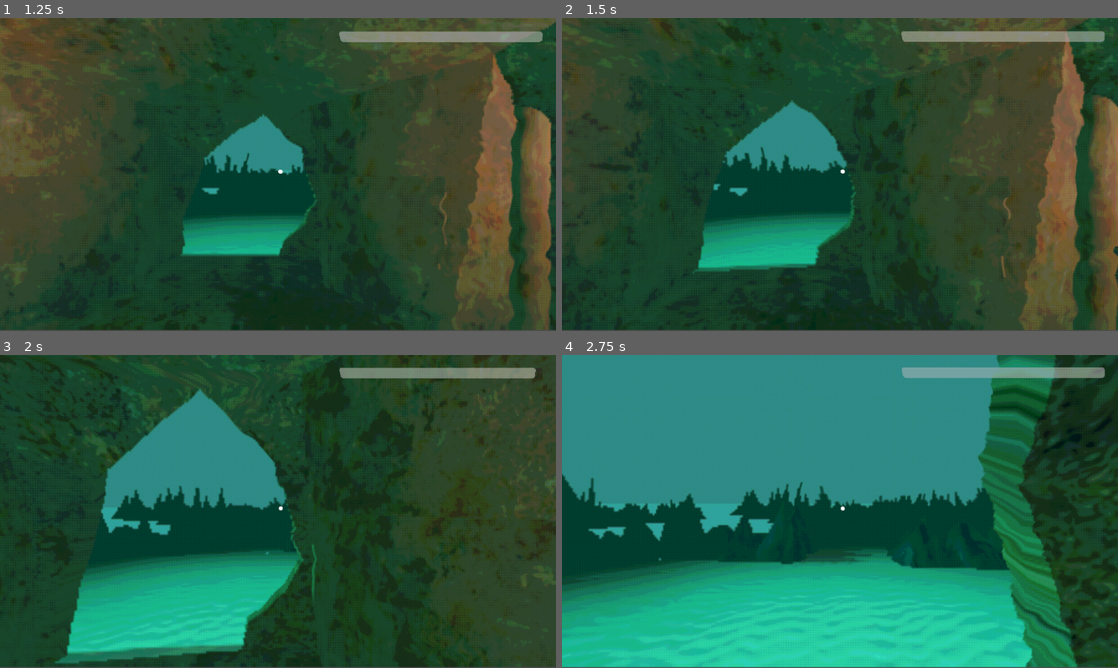
Above: before the commit, frames 1-4 (two rows, left to right).
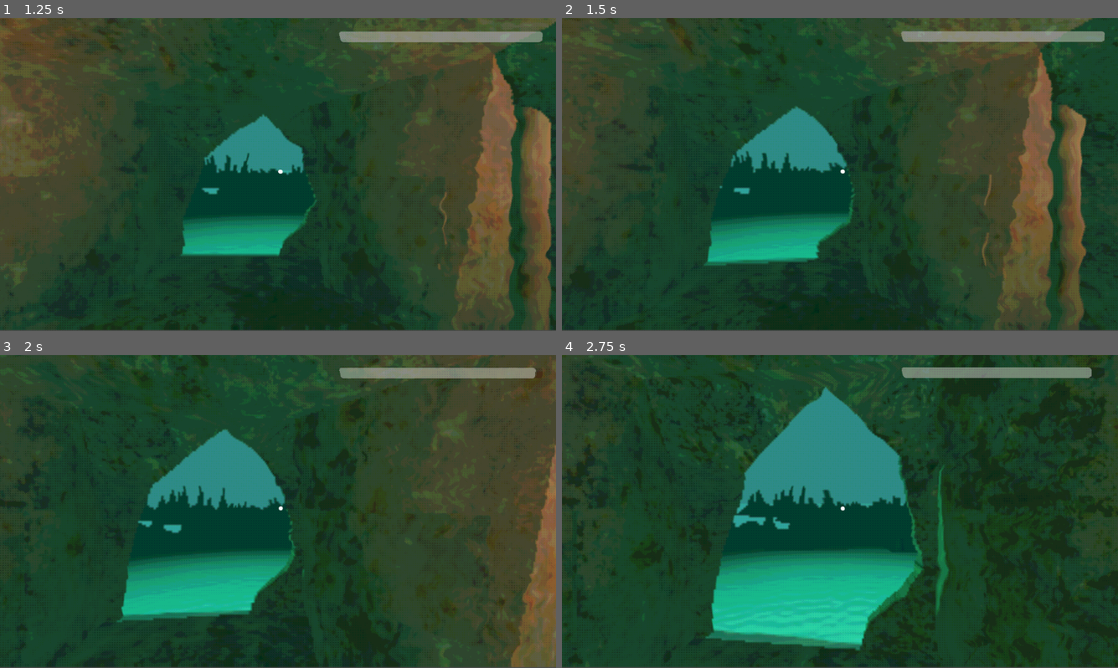
Above: after the commit, the same moments.

Repository: useronym/BubbleGameJam
Game: Godot game, scene res://scenes/mainMenu.tscn
Same seed, same stepped clock (60 frames per second), same inputs: the game is played once before the commit and once after it.
Inputs (mouse positions are in pixels of both pictures, inside the frame that each line leads up to):
- Up to frame 1 (1.25 s): click "Play" at 0.5 s
- Up to frame 2 (1.5 s): tap Enter at 1.25 s; move the mouse to (867, 174) at 1.27 s; hold W (up) from 1.28 s (still down); tap E (interact) at 1.35 s
- Up to frame 3 (2 s): keep holding W (up)
- Up to frame 4 (2.75 s): keep holding W (up); move the mouse to (812, 511) at 2.02 s; tap E (interact) at 2.1 s

Frame 1 is identical in both runs. In frame 2, 13% of the frame differs, in the area x 0-100%, y 0-100%; in frame 3, 18%; in frame 4, 60%.

Commit message:
Half player speed

Diff:
--- a/scenes/player.gd
+++ b/scenes/player.gd
@@ -20,7 +20,7 @@
 
 @onready var airDepletionTimer = $AirDepletionTimer
 # Options
-@export var DEFAULT_SPEED := 2
+@export var DEFAULT_SPEED := 1
 @export var mouse_sensitivity := 0.1
 
 var CURRENT_AIR_CAPACITY := 100
